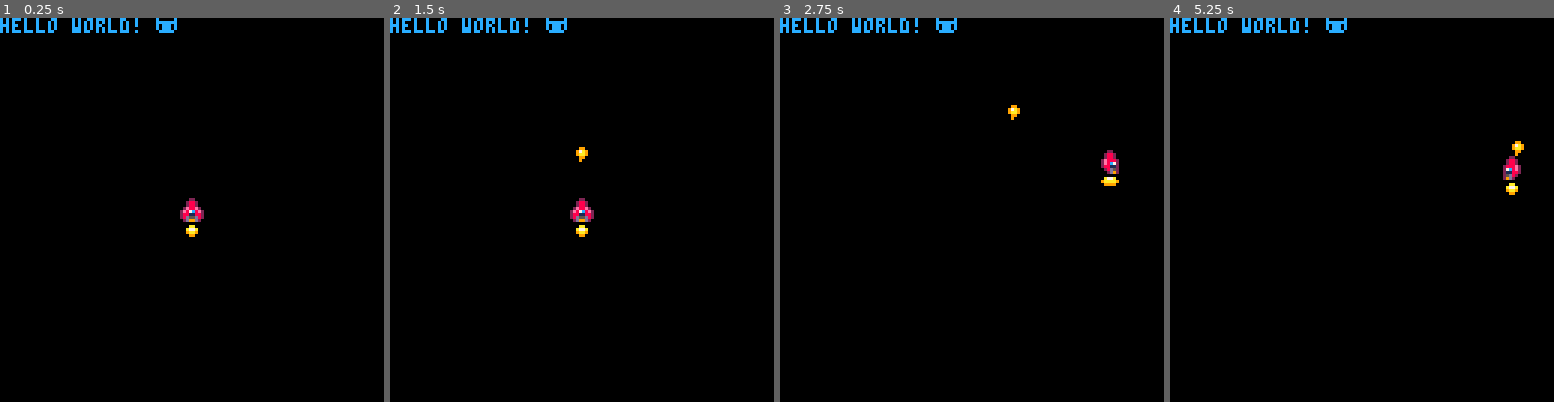
Above: before the commit, frames 1-4 (left to right).
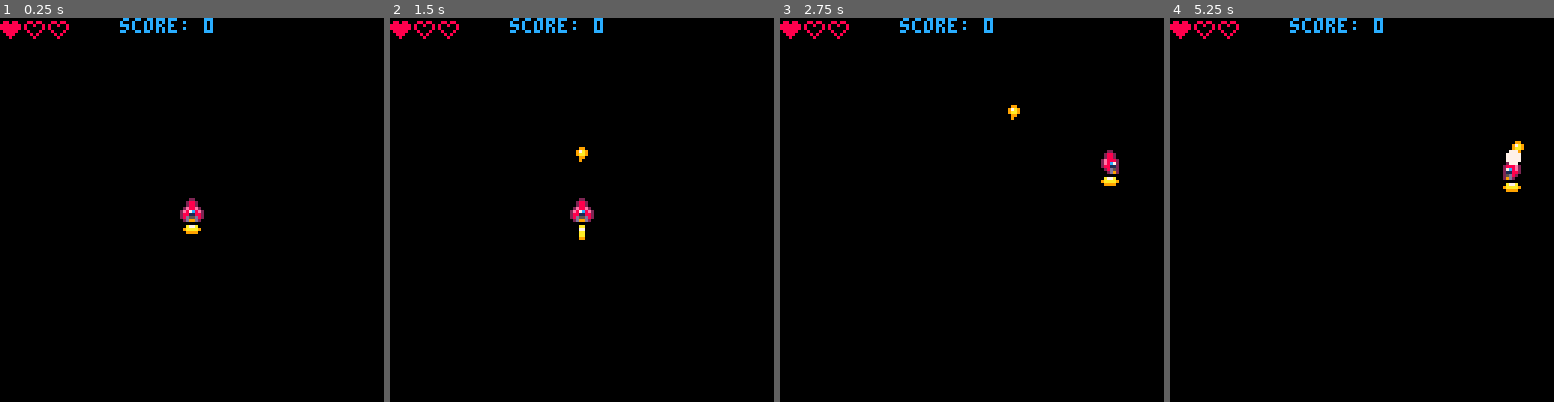
Above: after the commit, the same moments.

Repository: sirchras/p8-shmup
Game: PICO-8 cartridge shmup.p8
Two runs of this game, one before a commit and one after it. Both use one fixed random seed, a clock stepped at 60 frames per second and the inputs below.
Inputs:
- Up to frame 1 (0.25 s): no input
- Up to frame 2 (1.5 s): tap X (X key) at 0.33, 1.07 s; tap O (Z key) at 0.7 s
- Up to frame 3 (2.75 s): hold Right 1.6-2.1 s; tap O (Z key) at 1.7, 2.1, 2.5 s; tap X (X key) at 1.85 s; hold Up 2.15-2.42 s; hold Right from 2.47 s (still down)
- Up to frame 4 (5.25 s): tap O (Z key) every 0.4 s from 2.9 to 4.9 s; tap X (X key) at 2.97, 4.08, 5.2 s; release Right at 3.03 s; hold Left 3.08-3.58 s; hold Down 3.63-3.97 s; hold Right 4.02-4.68 s; hold Up 4.73-5.03 s; hold Left from 5.08 s (still down)

The runs differ from the first frame. In frame 1, 1.1% of the frame differs, in the area x 0-56%, y 0-58%; in frame 2, 1.1%; in frame 3, 1.1%; in frame 4, 1.3%, in the area x 0-92%, y 0-47%.

Commit message:
add initial ui

Diff:
--- a/shmup.p8
+++ b/shmup.p8
@@ -3,18 +3,19 @@
 __lua__
 function _init()
 	--player
-	--p={2,60,60}
 	p_s=2
 	f_s=5
 	x,y=60,60
 	spd=2
-	arr={"hello world! 🐱",0,0,12}
 	b={}
+	m_flsh=0
+	score=0
+	health=1
+	lives=3
 end
 
 function _update()
 	--⬆️⬇️⬅️➡️
-	--p_s,x,y=unpack(p,1,3)
 	p_s=2
 	dx,dy=0,0
 	--btn input
@@ -27,7 +28,7 @@
 	if btn(⬆️) then dy=-spd end
 	if btn(⬇️) then dy=spd end
 	if btnp(❎) then
-		b_x,b_y=x,y-6
+		b_x,b_y,m_flsh=x,y-6,3
 		sfx(0)
 	end
 	--move player
@@ -35,19 +36,27 @@
 	y=mid(0,y+dy,120)
 	--move projectile
 	if b_y then b_y-=1 end
+	if m_flsh>0 then m_flsh-=1 end
 	--anim flame
 	f_s+=1
-	if f_s>8 then f_s=5 end
+	if f_s>9 then f_s=5 end
 end
 
 function _draw()
 	cls(0)
 	--player
-	--spr(unpack(p,1,3))
 	spr(p_s,x,y)
 	spr(f_s,x,y+8)
-	print(unpack(arr))
 	if b_y then spr(16,b_x,b_y) end
+	if m_flsh>0 then
+		circfill(x+4,y,m_flsh,7)
+	end
+	--ui
+	print("score: "..score,40,0,12)
+	for i=1,lives do
+		heart=health>=i and 11 or 12
+		spr(heart,(i-1)*8,1)
+	end
 end
 
 
Not shown, changed: 20 lines of the sprite sheet (__gfx__) section of shmup.p8
